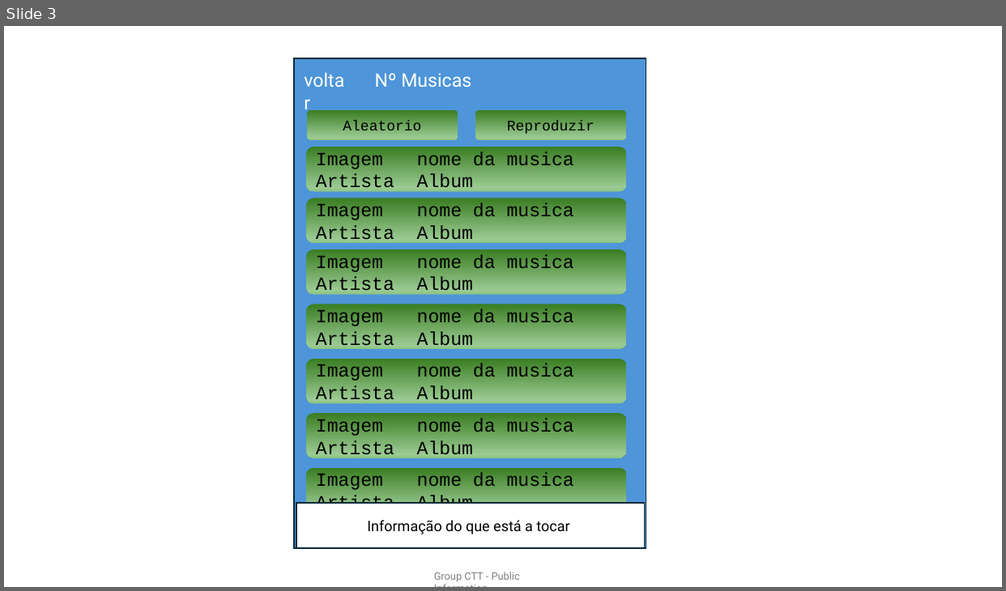
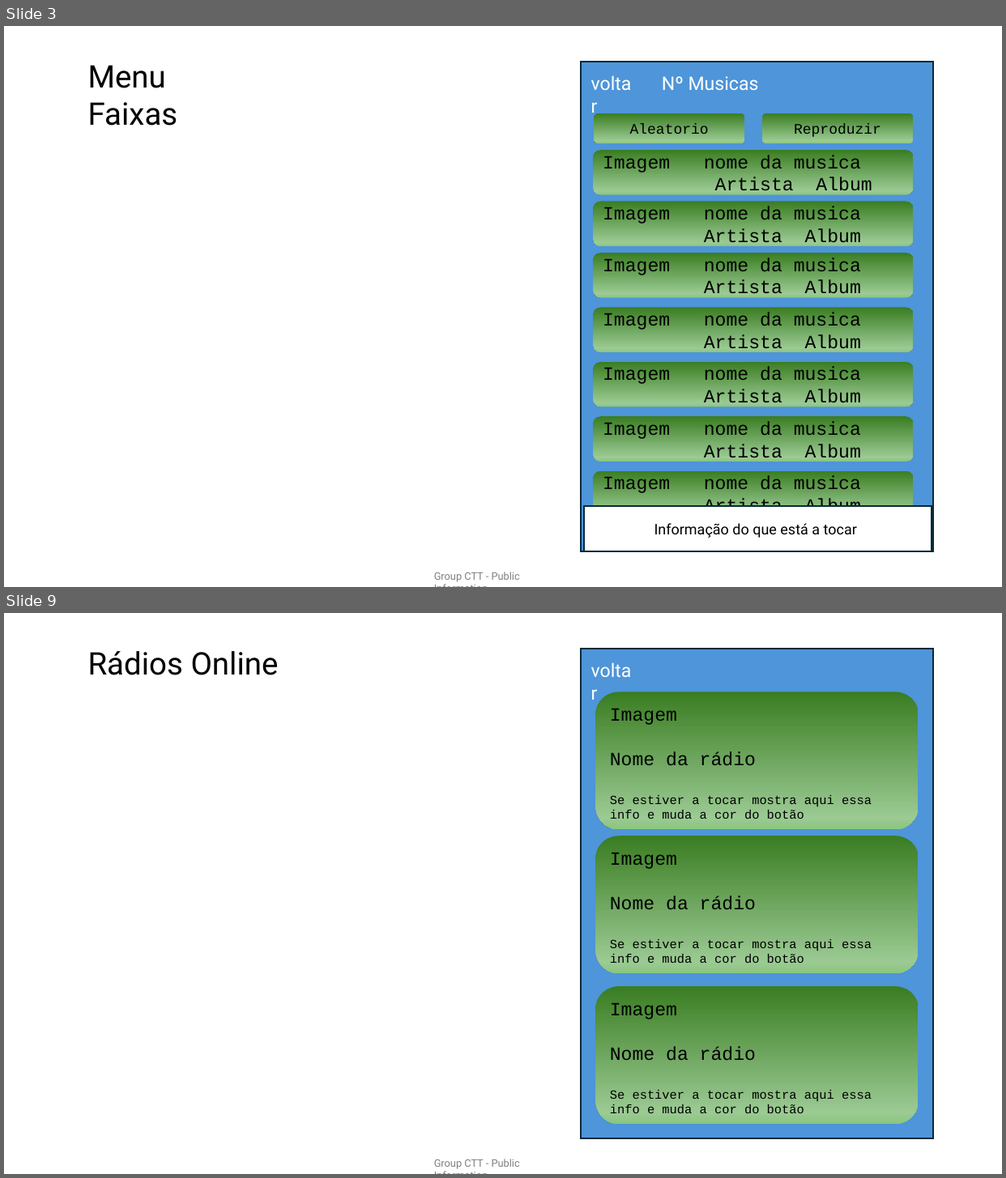
Before and after one commit to Victor-Candeias/VCCMusic, a slide deck: Documents/Layout.pptx. Shown one above the other, each under a label of ours: slide 3 before the commit, slides 3 and 9 after it; the slides between them are not shown. The pictures are 1006x591 and 1006x1178 pixels, drawn with LibreOffice and Linux fonts; fonts in the diff are those of the drawing. Boxes give left, top, right and bottom in pixels: in the first picture for what was removed or moved away, otherwise in the second. Text is boxed around its words. In the diff, an @@ line names an element or a change of style, - is before the commit and + after.

```diff
--- a/Documents/Layout.pptx
+++ b/Documents/Layout.pptx
@@ slide 9 added at box(4, 613, 1002, 1174), background #FFFFFF; not listed: 1 template element that a slide beside it also shows @@
@@ text added at box(88, 651, 279, 675), 30 pt, text #000000 @@
+Rádios Online
@@ rectangle added at box(582, 649, 933, 1139), fill #4E95D9, outline #092A39 1.5 pt @@
@@ text added at box(583, 655, 645, 685), 18 pt, text #FFFFFF @@
+voltar
@@ rounded rectangle added at box(596, 692, 918, 829), fill gradient #3B7D23 to #9CCA94 to #8AC680, 12 pt, text #000000 @@
+Imagem
+Nome da rádio
+Se estiver a tocar mostra aqui essa info e muda a cor do botão
@@ rounded rectangle added at box(596, 836, 918, 973), fill gradient #3B7D23 to #9CCA94 to #8AC680, 12 pt, text #000000 @@
+Imagem
+Nome da rádio
+Se estiver a tocar mostra aqui essa info e muda a cor do botão
@@ rounded rectangle added at box(596, 986, 918, 1124), fill gradient #3B7D23 to #9CCA94 to #8AC680, 12 pt, text #000000 @@
+Imagem
+Nome da rádio
+Se estiver a tocar mostra aqui essa info e muda a cor do botão
@@ slide 3 changed as well @@
@@ text added at box(88, 65, 178, 126), 30 pt, text #000000 @@
+Menu Faixas
@@ 9 rounded rectangles, 2 rectangles, 2 texts: place and size @@
-9 rounded rectangles, 2 rectangles, 2 texts at box(295, 58, 646, 548)
+9 rounded rectangles, 2 rectangles, 2 texts at box(582, 62, 933, 552)
```
Also in this commit, not shown: 2 other slides changed, 7 other slides added, 11 other files.
